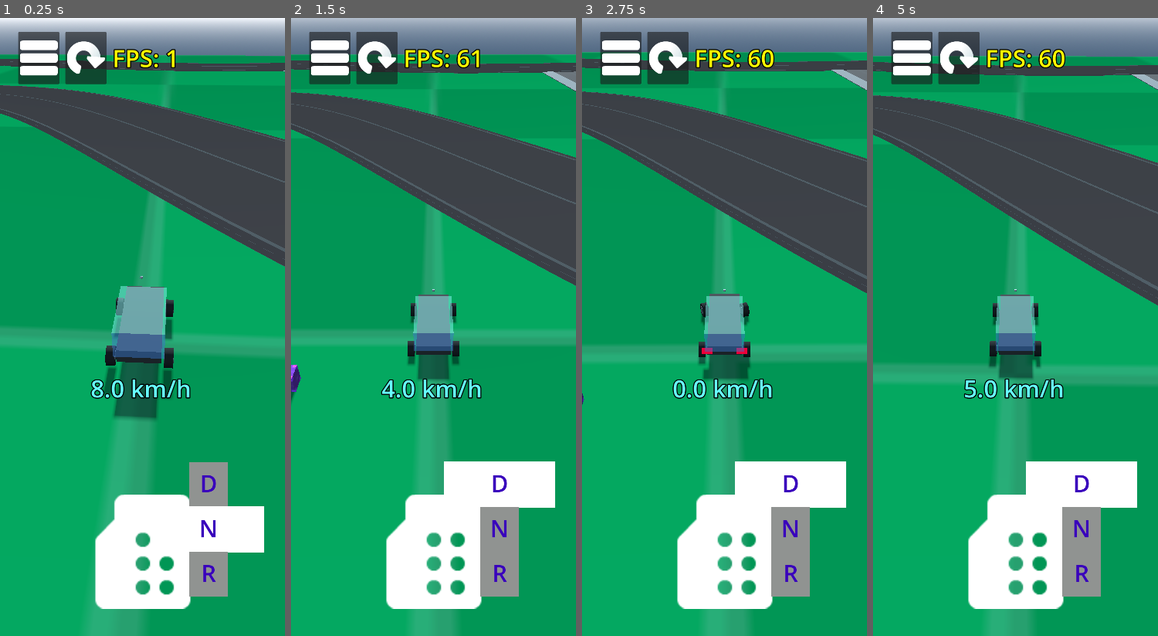
Above: before the commit, frames 1-4 (left to right).
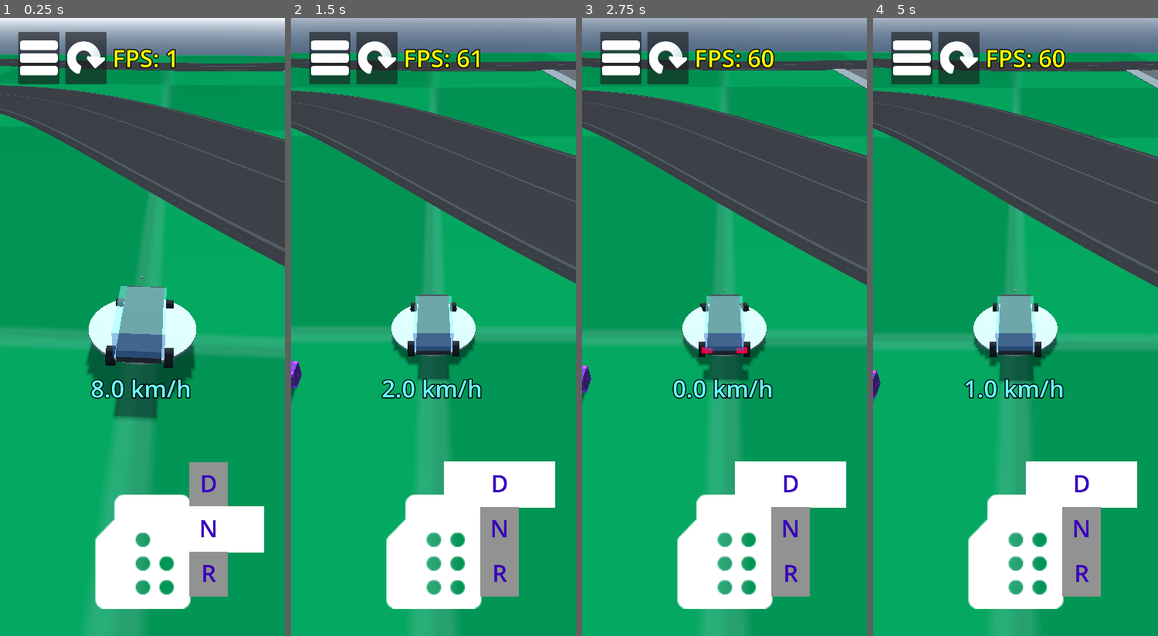
Above: after the commit, the same moments.

Repository: AssafDamari/cars-2
Game: Godot game, scene res://scenes/cargo_loading_main.tscn
The game is run twice, just before and just after one commit, with the same random seed, the same clock (stepped at 60 frames per second) and the same inputs. This scene is started directly instead of the project's main scene.
Inputs (mouse positions are in pixels of both pictures, inside the frame that each line leads up to):
- Up to frame 1 (0.25 s): no input
- Up to frame 2 (1.5 s): tap Enter (ui_accept) at 0.5 s; drag from (499, 530) to (462, 191) at 0.52 s; drag from (519, 419) to (419, 450) at 1.27 s
- Up to frame 3 (2.75 s): move the mouse to (639, 234) at 2.02 s; hold Left (ui_left) from 2.03 s (still down); hold Enter (ui_accept) from 2.03 s (still down)
- Up to frame 4 (5 s): release Left (ui_left) at 2.75 s; release Enter (ui_accept) at 2.75 s; drag from (1029, 327) to (930, 234) at 2.77 s; move the mouse to (972, 172) at 3.52 s; hold Left (ui_left) 3.53-4.25 s; hold Enter (ui_accept) 3.53-4.25 s; drag from (1078, 296) to (972, 172) at 4.27 s

The runs differ from the first frame. In frame 1, 2.4% of the frame differs, in the area x 30-69%, y 45-62%; in frame 2, 4.5%; in frame 3, 7.9%; in frame 4, 11%, in the area x 0-100%, y 5-62%.

Commit message:
add offroad panelty

Diff:
--- a/scenes/drift_race_main.tscn
+++ b/scenes/drift_race_main.tscn
@@ -42,14 +42,6 @@
 [sub_resource type="PlaneMesh" id="PlaneMesh_8y83r"]
 size = Vector2(5, 20)
 
-[sub_resource type="Curve3D" id="Curve3D_8y83r"]
-closed = true
-_data = {
-"points": PackedVector3Array(0, 0, 0, 0, 0, 0, 21.787476, 0, -10.033794, 0, 0, 0, 0, 0, 0, 26.919159, 0, -30.75788, 0, 0, 0, 0, 0, 0, 11.129386, 0, -42.40284, 0, 0, 0, 0, 0, 0, -9.002595, 0, -29.968388, 0, 0, 0, 0, 0, 0, -12.555291, 0, 0.42693678),
-"tilts": PackedFloat32Array(0, 0, 0, 0, 0)
-}
-point_count = 5
-
 [node name="DriftRaceMain" type="Node3D" unique_id=10070383]
 
 [node name="Enviroment" parent="." unique_id=994865547 instance=ExtResource("1_8y83r")]
@@ -64,13 +56,13 @@
 mesh = SubResource("PlaneMesh_e8ne1")
 surface_material_override/0 = SubResource("StandardMaterial3D_m6uys")
 
-[node name="Track" type="Node3D" parent="." unique_id=508046483]
+[node name="Track" type="Node3D" parent="." unique_id=508046483 groups=["TRACK"]]
 
-[node name="Path3D" type="Path3D" parent="Track" unique_id=2099874970]
+[node name="Path3D" type="Path3D" parent="Track" unique_id=2099874970 groups=["TRACK"]]
 rotation_order = 0
 curve = SubResource("Curve3D_78wvi")
 
-[node name="CSGPolygon3D" type="CSGPolygon3D" parent="Track" unique_id=1689039370]
+[node name="CSGPolygon3D" type="CSGPolygon3D" parent="Track" unique_id=1689039370 groups=["TRACK"]]
 use_collision = true
 polygon = PackedVector2Array(-9, 0.15, -10, 0, 10, 0, 9, 0.15)
 mode = 2
@@ -100,7 +92,9 @@
 max_speed = 50.0
 
 [node name="PlayerController" parent="PlayerCar" unique_id=193088310 instance=ExtResource("5_t7hxj")]
+engine_force_fwd = null
 base_friction = 5.0
+drift_friction = null
 steering_limit = 0.4
 
 [node name="SkidMarks3D" parent="PlayerCar" unique_id=2080819160 instance=ExtResource("9_8y83r")]
@@ -157,6 +151,3 @@
 [node name="NpcCarController" parent="Car7" unique_id=422612843 node_paths=PackedStringArray("path_node") instance=ExtResource("3_b42pj")]
 path_node = NodePath("../../Track/Path3D")
 speed_factor = 0.9
-
-[node name="NpcPath3D" type="Path3D" parent="." unique_id=207369647]
-curve = SubResource("Curve3D_8y83r")
--- a/scenes/player_controller.gd
+++ b/scenes/player_controller.gd
@@ -1,6 +1,10 @@
 extends Node3D
 
+@export_group("Engine Settings")
 @export var engine_force_fwd: float = 2000
+@export var off_road_penalty: float = 0.25 # Only 25% power when off-track
+
+@export_group("Physics Settings")
 @export var base_friction: float = 6.0
 @export var drift_friction: float = 3.5
 @export var steering_limit: float = 0.5
@@ -9,88 +13,94 @@
 @onready var joystick: VirtualJoystickPlus = $"Player controllsUI/VirtualJoystickPlus"
 @onready var debug_lable: Label = $"Player controllsUI/DebugLable"
 @onready var gear_slider: GearSlider = $"Player controllsUI/GearSlider"
+@onready var track_sensor: RayCast3D = $TrackSensor
+@onready var debug: MeshInstance3D = $MeshInstance3D
+
+# Internal state
+var _current_modifier: float = 1.0
 
 func _physics_process(delta: float) -> void:
+	var joystick_input := joystick.get_value()
 
-	var joystick_input := joystick.get_value()
-	# 1. power
+	# 1. Surface Detection & Penalty
+	_handle_off_road_logic(delta)
+
+	# 2. Power Logic
 	var speed_sq = vehicle.linear_velocity.length_squared()
 	if speed_sq < vehicle.max_speed * vehicle.max_speed:
-		vehicle.engine_force = get_engine_force()
+		# Apply the calculated modifier to the engine force
+		vehicle.engine_force = get_engine_force() * _current_modifier
 	else:
 		vehicle.engine_force = 0.0
 
-	# 2. steering
+	# 3. Steering Logic
 	var steer_input = -joystick_input.x
-
-	# if not using joystick, use keyboard input
 	if steer_input == 0.0:
 		steer_input = Input.get_action_strength("ui_left") - Input.get_action_strength("ui_right")
 
-	#var steer_target = steer_input
-	#vehicle.steering = move_toward(vehicle.steering, steer_target, delta)
 	vehicle.steering = lerp(vehicle.steering, steer_input * steering_limit, 10 * delta)
-	# 3. Braking
+
+	# 4. Braking Logic
 	if should_brake(joystick_input):
 		vehicle.brake_car()
-		#speed_slider.value = 0
 		vehicle.show_brake_indicator()
 	else:
 		vehicle.brake = 0.0
 		vehicle.hide_brake_indicator()
+
 	_apply_dynamic_drift(steer_input, delta)
 
+func _handle_off_road_logic(_delta: float) -> void:
+	var target_mod = 1.0 # Default to full speed
+
+	if track_sensor.is_colliding():
+		var collider = track_sensor.get_collider()
+		# If the raycast hits something NOT in the TRACK group
+		if not collider.is_in_group("TRACK"):
+			target_mod = off_road_penalty
+	else:
+		# If raycast hits nothing (in the air or out of bounds)
+		target_mod = off_road_penalty
+
+	# Smoothly interpolate the modifier so the car doesn't jerk
+	_current_modifier = target_mod
+	debug.visible = false if target_mod == 1.0 else true
+
 func _apply_dynamic_drift(steer_input: float, delta: float) -> void:
-	# 2. Calculate "Drift Intensity" based on steering angle and speed
-	# We want less grip when steering hard at high speeds
 	var speed = vehicle.linear_velocity.length()
 	var steer_intensity = abs(steer_input)
-
 	var target_friction = base_friction
 
-	# Logic: If steering hard and moving fast, drop friction to slide
 	if steer_intensity > 0.6 and speed > 5.0:
 		target_friction = drift_friction
 	else:
-		# Smoothly return to base friction to "catch" the car
 		target_friction = base_friction
 
-	# 3. Apply the friction slip smoothly to avoid "snapping"
 	vehicle.wheel_back_left.wheel_friction_slip = lerp(vehicle.wheel_back_left.wheel_friction_slip, target_friction, 5 * delta)
 	vehicle.wheel_back_right.wheel_friction_slip = lerp(vehicle.wheel_back_right.wheel_friction_slip, target_friction, 5 * delta)
 
+	# Simple differential logic
 	if steer_input > 0: # Turning Right
 		vehicle.wheel_back_left.engine_force = vehicle.engine_force * 1.2
 		vehicle.wheel_back_right.engine_force = vehicle.engine_force * 0.8
 	elif steer_input < 0: # Turning Left
-		vehicle.wheel_back_left.engine_force = vehicle.engine_force* 1.2
-		vehicle.wheel_back_right.engine_force = vehicle.engine_force* 0.8
+		vehicle.wheel_back_left.engine_force = vehicle.engine_force * 1.2
+		vehicle.wheel_back_right.engine_force = vehicle.engine_force * 0.8
 
-func get_engine_force():
-	if gear_slider.current_gear == gear_slider.Gear.DRIVE:
-		return engine_force_fwd
-	elif gear_slider.current_gear == gear_slider.Gear.NEUTRAL:
-		return 0
-	elif gear_slider.current_gear == gear_slider.Gear.REVERSE:
-		return -1000
+func get_engine_force() -> float:
+	match gear_slider.current_gear:
+		gear_slider.Gear.DRIVE:
+			return engine_force_fwd
+		gear_slider.Gear.REVERSE:
+			return -1000.0
+		_:
+			return 0.0
 
 func should_brake(_joystick_input: Vector2) -> bool:
-	if Input.is_action_pressed("ui_accept"):
-		# brake button clicked
-		return true
-	#elif joystick_input.y > 0.9:
-		## going forward and joystick pulled down
-		#return true
-	#elif joystick_input.y < -0.9:
-		## going back and joystick pulled up
-		#return true
-	# no need to brake
-	return false
-
+	return Input.is_action_pressed("ui_accept")
 
 func _on_button_pressed() -> void:
 	get_tree().reload_current_scene()
 
-
 func _on_menu_pressed() -> void:
 	get_tree().change_scene_to_file("res://scenes/main_menu.tscn")
--- a/scenes/player_controller.tscn
+++ b/scenes/player_controller.tscn
@@ -31,6 +31,11 @@
 font_color = Color(1.1070073e-06, 0.77062076, 0.21262565, 1)
 outline_size = 10
 outline_color = Color(0, 0, 0, 1)
+
+[sub_resource type="CylinderMesh" id="CylinderMesh_mfmwq"]
+top_radius = 2.0
+bottom_radius = 2.0
+height = 0.1
 
 [node name="PlayerController" type="Node3D" unique_id=193088310]
 script = ExtResource("1_d4y06")
@@ -129,5 +134,12 @@
 grow_horizontal = 0
 grow_vertical = 0
 
+[node name="TrackSensor" type="RayCast3D" parent="." unique_id=750401503]
+transform = Transform3D(1, 0, 0, 0, 0.9999846, 0.005550122, 0, -0.005550122, 0.9999846, 0, 0, 0)
+target_position = Vector3(0, -0.5, 0)
+
+[node name="MeshInstance3D" type="MeshInstance3D" parent="." unique_id=1652458344]
+mesh = SubResource("CylinderMesh_mfmwq")
+
 [connection signal="pressed" from="Player controllsUI/TopToolbar/Menu" to="." method="_on_menu_pressed"]
 [connection signal="pressed" from="Player controllsUI/TopToolbar/Reload" to="." method="_on_button_pressed"]
